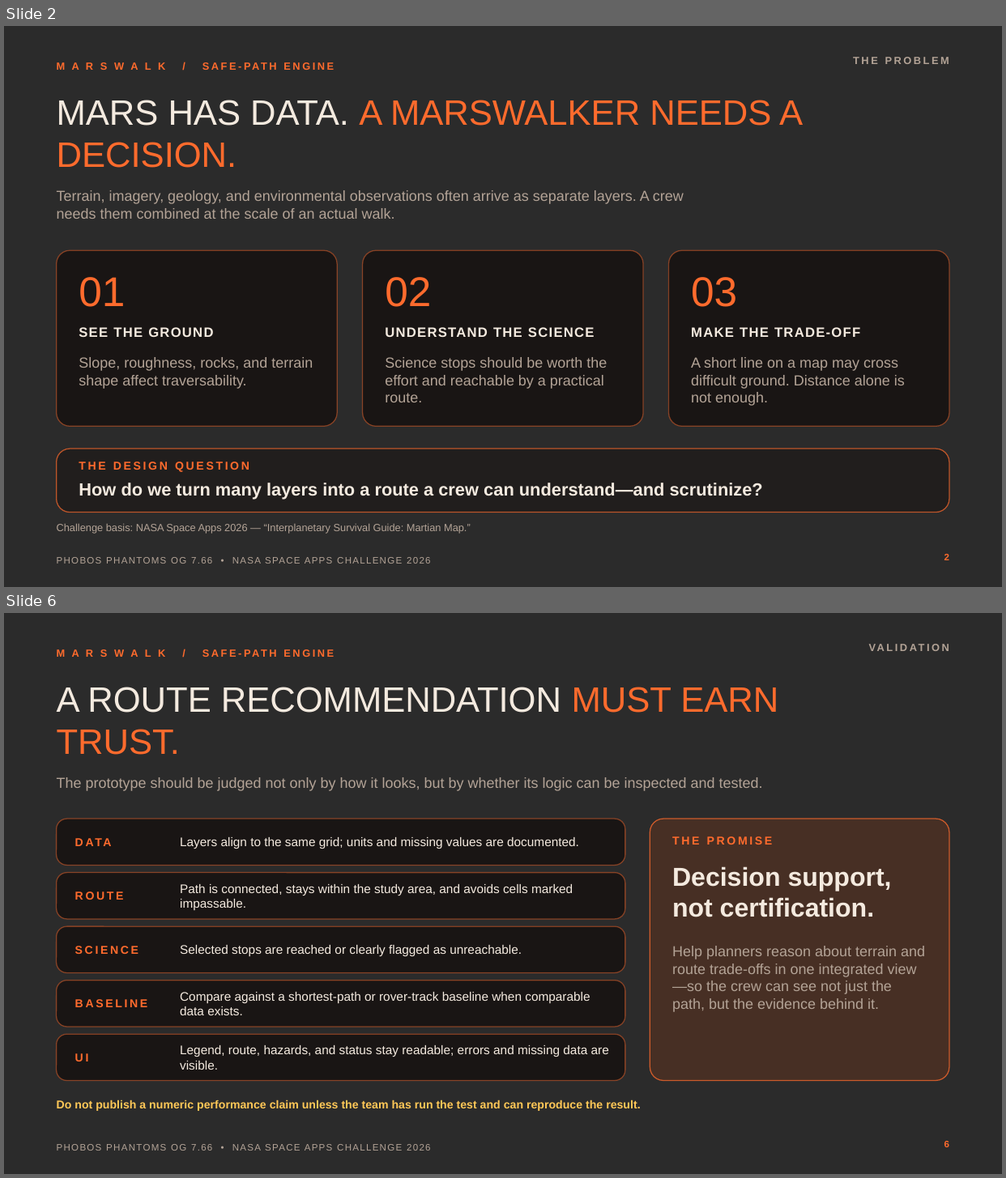
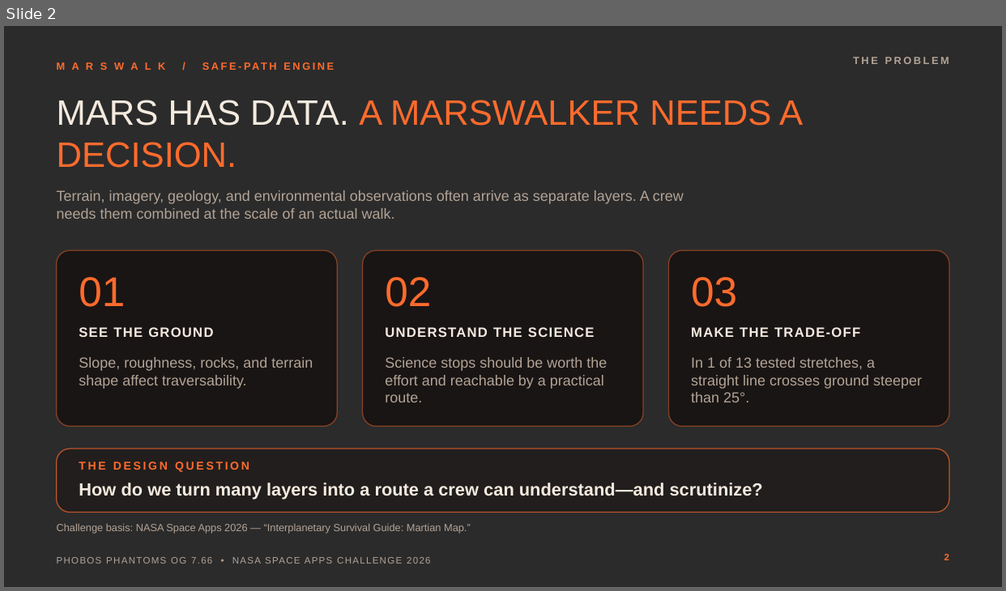
Before and after one commit to mahyda07/phobos-phantoms, a slide deck: submission/Marswalk-Presentation.pptx. Shown one above the other, each under a label of ours: slides 2 and 6 before the commit, slide 2 after it; the slides between them are not shown. The pictures are 1006x1178 and 1006x591 pixels, drawn with LibreOffice and Linux fonts; fonts in the diff are those of the drawing; background and template pictures are left out; a plain dark background stands for a picture behind light text. Boxes give left, top, right and bottom in pixels: in the first picture for what was removed or moved away, otherwise in the second. Text is boxed around its words. In the diff, an @@ line names an element or a change of style, - is before the commit and + after.

```diff
--- a/submission/Marswalk-Presentation.pptx
+++ b/submission/Marswalk-Presentation.pptx
@@ slide 6 removed at [4,613,1002,1174], background picture (left out); not listed: 2 template elements that a slide beside it also shows @@
@@ text removed at [650,641,949,664] @@
-VALIDATION
@@ title removed at [57,687,778,755] @@
-A ROUTE RECOMMENDATION MUST EARN TRUST.
@@ text removed at [57,777,763,791] @@
-The prototype should be judged not only by how it looks, but by whether its logic can be inspected and tested.
@@ rounded rectangle removed at [57,819,625,865] @@
@@ text removed at [75,819,172,865] @@
-DATA
@@ rounded rectangle removed at [650,819,949,1081] @@
@@ text removed at [180,837,579,849] @@
-Layers align to the same grid; units and missing values are documented.
@@ text removed at [672,837,773,845] @@
-THE PROMISE
@@ rounded rectangle removed at [57,873,625,919] @@
@@ text removed at [672,867,892,918] @@
-Decision support, not certification.
@@ text removed at [75,892,124,900] @@
-ROUTE
@@ text removed at [180,884,573,910] @@
-Path is connected, stays within the study area, and avoids cells marked impassable.
@@ rounded rectangle removed at [57,926,625,973] @@
@@ text removed at [75,946,138,954] @@
-SCIENCE
@@ text removed at [180,945,522,956] @@
-Selected stops are reached or clearly flagged as unreachable.
@@ text removed at [672,946,925,1012] @@
-Help planners reason about terrain and route trade-offs in one integrated view—so the crew can see not just the path, but the evidence behind it.
@@ rounded rectangle removed at [57,981,625,1027] @@
@@ text removed at [75,999,148,1007] @@
-BASELINE
@@ text removed at [180,992,590,1016] @@
-Compare against a shortest-path or rover-track baseline when comparable data exists.
@@ rounded rectangle removed at [57,1034,625,1081] @@
@@ text removed at [180,1046,609,1070] @@
-Legend, route, hazards, and status stay readable; errors and missing data are visible.
@@ text removed at [75,1054,89,1062] @@
-UI
@@ text removed at [57,1100,640,1111] @@
-Do not publish a numeric performance claim unless the team has run the test and can reproduce the result.
@@ page number removed at [944,1141,949,1148] @@
-6
@@ slide 2 changed as well @@
@@ text at [691,357,922,403]: text changed @@
-A short line on a map may cross difficult ground. Distance alone is not enough.
+In 1 of 13 tested stretches, a straight line crosses ground steeper than 25°.
```
Also in this commit, not shown: 5 other slides changed, 1 slide added, 13 other files.
